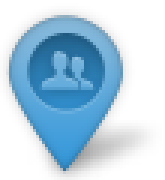
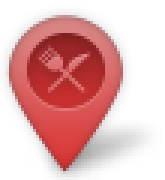
Before/after of a w=165, h=180 layered artwork. What changed in the layer stack:
added group "Restaurant" with 3 layers above "RDV" over bbox(6, 15, 123, 174)
added layer "markerRestaurants" in group "Restaurant" over bbox(27, 33, 105, 108)
added layer "Shape 2 copy" (1st of 2, in "Restaurant") in group "Restaurant" over bbox(6, 15, 123, 174)
added layer "Shape 2" (1st of 2, in "Restaurant") (50%) in group "Restaurant" over bbox(27, 90, 120, 174)
renamed "green" to "RDV", hid the group it (3 layers) over bbox(6, 15, 123, 174)
